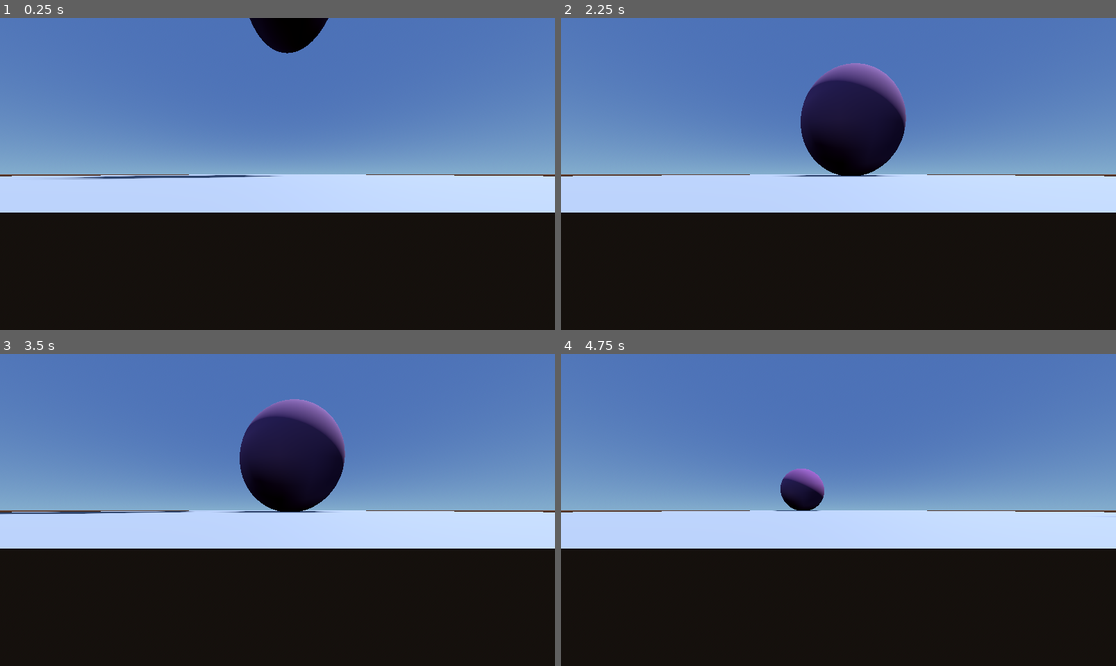
Above: before the commit, frames 1-4 (two rows, left to right).
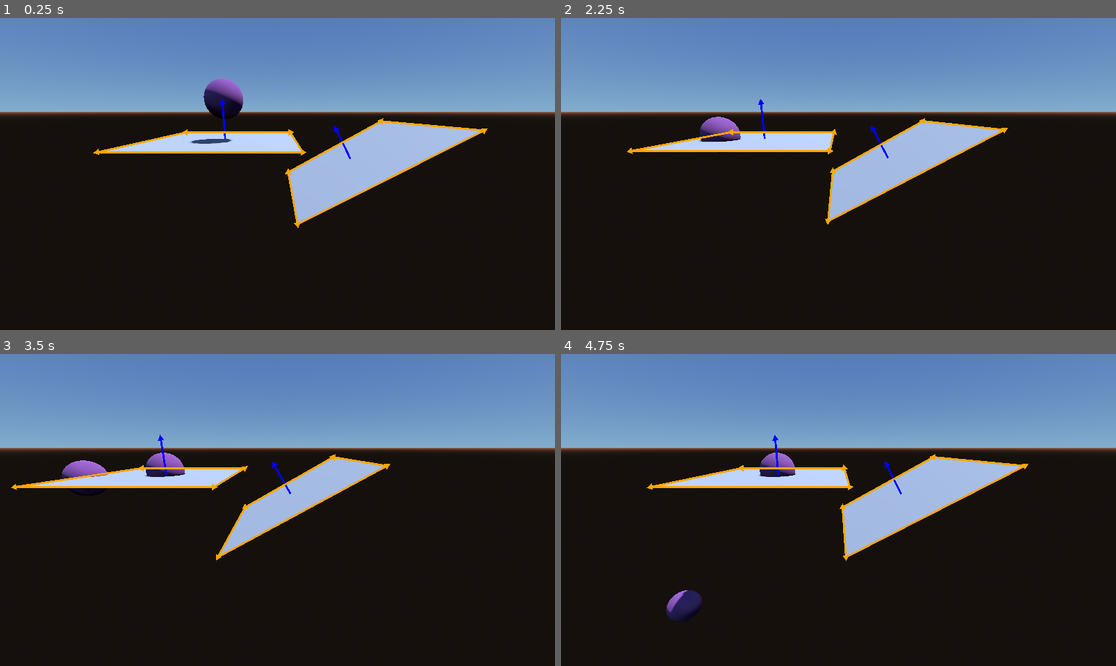
Above: after the commit, the same moments.

Repository: svdragster/Godot-Verlet-Solver
Game: Godot game, scene res://example/3d/Example3D_1.tscn
Same seed, same stepped clock (60 frames per second), same inputs: the game is played once before the commit and once after it. This scene is started directly instead of the project's main scene.
Inputs (mouse positions are in pixels of both pictures, inside the frame that each line leads up to):
- Up to frame 1 (0.25 s): no input
- Up to frame 2 (2.25 s): tap Enter (toggle_simulation) at 0.5 s; move the mouse to (960, 158) at 0.52 s; hold D (right) 0.53-1.28 s; hold Shift (cam_fast, bound only after the commit) 0.53-1.28 s; right-click (960, 158) at 0.8 s; move the mouse to (727, 189) at 1.27 s; hold S (down) 1.28-2.03 s; right-click (727, 189) at 1.35 s; tap Shift (cam_fast, bound only after the commit) at 1.55 s; move the mouse to (894, 105) at 2.02 s; hold D (right) from 2.03 s (still down); hold Right mouse button (cam_move, bound only after the commit) from 2.03 s (still down); tap Space (next_step) at 2.1 s
- Up to frame 3 (3.5 s): move the mouse to (249, 572) at 2.77 s; release D (right) at 2.78 s; release Right mouse button (cam_move, bound only after the commit) at 2.78 s; hold W (up) from 2.78 s (still down); click (249, 572) at 2.85 s; tap Shift (cam_fast, bound only after the commit) at 3.05 s
- Up to frame 4 (4.75 s): move the mouse to (1005, 556) at 3.52 s; release W (up) at 3.53 s; hold Right mouse button (cam_move, bound only after the commit) 3.53-4.28 s; hold A (left) from 3.53 s (still down); tap Enter (toggle_simulation) at 3.6 s; tap R (reset) at 4.15 s; move the mouse to (672, 463) at 4.27 s; tap Shift (cam_fast, bound only after the commit) at 4.35 s

The runs differ from the first frame. In frame 1, 48% of the frame differs, in the area x 0-100%, y 0-68%; in frame 2, 46%; in frame 3, 46%; in frame 4, 47%.

Commit message:
Add debug drawing

Diff:
--- /dev/null
+++ b/example/3d/DebugDraw.gd
@@ -0,0 +1,62 @@
+extends Control
+
+@onready var camera : Camera3D = get_parent()
+var debug_vectors : Array = []
+
+class Vector:
+	var from : Vector3
+	var to : Vector3
+	var width  # Line width
+	var color  # Draw color
+
+	func _init(_from, _to, _width, _color):
+		from = _from
+		to = _to
+		width = _width
+		color = _color
+
+	func draw(node, camera):
+		var start = camera.unproject_position(from)
+		var end = camera.unproject_position(to)
+		node.draw_line(start, end, color, width)
+		node.draw_triangle(end, start.direction_to(end), width*2, color)
+
+class VectorObject:
+	var object  # The node to follow
+	var property  # The property to draw
+	var scale  # Scale factor
+	var width  # Line width
+	var color  # Draw color
+
+	func _init(_object, _property, _scale, _width, _color):
+		object = _object
+		property = _property
+		scale = _scale
+		width = _width
+		color = _color
+
+	func draw(node, camera):
+		var start = camera.unproject_position(object.global_transform.origin)
+		var end = camera.unproject_position(object.global_transform.origin + object.get(property) * scale)
+		node.draw_line(start, end, color, width)
+		node.draw_triangle(end, start.direction_to(end), width*2, color)
+
+func _process(delta):
+	queue_redraw()
+
+func _draw():
+	for vector in debug_vectors:
+		vector.draw(self, camera)
+
+func draw_triangle(pos, dir, size, color):
+	var a = pos + dir * size
+	var b = pos + dir.rotated(2*PI/3) * size
+	var c = pos + dir.rotated(4*PI/3) * size
+	var points = PackedVector2Array([a, b, c])
+	draw_polygon(points, PackedColorArray([color]))
+
+func add_vector(from, to, width, color):
+	debug_vectors.append(Vector.new(from, to, width, color))
+
+func add_vector_object(object, property, scale, width, color):
+	debug_vectors.append(VectorObject.new(object, property, scale, width, color))
--- a/example/3d/Example3D_1.gd
+++ b/example/3d/Example3D_1.gd
@@ -3,8 +3,7 @@
 
 # Called when the node enters the scene tree for the first time.
 func _ready():
-	pass # Replace with function body.
-
+	pass
 
 # Called every frame. 'delta' is the elapsed time since the previous frame.
 func _process(delta):
@@ -12,3 +11,4 @@
 		var sphere = preload("res://verlet3d/shapes/verlet_sphere_3d.tscn").instantiate()
 		sphere.position = Vector3(0, 4, 0)
 		$VerletSolver3D.add_child(sphere)
+	$VerletSolver3D/VerletSphere3D2.acceleration = Vector3(-1, 0, 0)
--- a/example/3d/Example3D_1.tscn
+++ b/example/3d/Example3D_1.tscn
@@ -1,9 +1,10 @@
-[gd_scene load_steps=8 format=3 uid="uid://cgaw7qdtw1dgt"]
+[gd_scene load_steps=9 format=3 uid="uid://cgaw7qdtw1dgt"]
 
 [ext_resource type="Script" path="res://example/3d/Example3D_1.gd" id="1_6jre3"]
 [ext_resource type="PackedScene" uid="uid://1ic0f4wrfth0" path="res://verlet3d/verlet_solver_3d.tscn" id="1_ovomk"]
 [ext_resource type="PackedScene" uid="uid://c2dtbsgpnlcnq" path="res://verlet3d/shapes/verlet_sphere_3d.tscn" id="2_alocn"]
 [ext_resource type="PackedScene" uid="uid://r2xyc2uxjpcn" path="res://verlet3d/shapes/verlet_plane_3d.tscn" id="4_3j2pk"]
+[ext_resource type="PackedScene" uid="uid://bnk7pkj2k3gjf" path="res://example/3d/debug_camera.tscn" id="5_6k03g"]
 
 [sub_resource type="ProceduralSkyMaterial" id="ProceduralSkyMaterial_smfak"]
 sky_top_color = Color(0.298039, 0.443137, 0.717647, 1)
@@ -22,22 +23,26 @@
 [node name="Example3D_1" type="Node3D"]
 script = ExtResource("1_6jre3")
 
+[node name="DebugCamera3D" parent="." instance=ExtResource("5_6k03g")]
+transform = Transform3D(1, 0, 0, 0, 0.956565, 0.29152, 0, -0.29152, 0.956565, 1.50778, 4.25912, 5.90612)
+
 [node name="VerletSolver3D" parent="." instance=ExtResource("1_ovomk")]
 
 [node name="VerletSphere3D2" parent="VerletSolver3D" instance=ExtResource("2_alocn")]
-transform = Transform3D(1, 0, 0, 0, 1, 0, 0, 0, 1, 0.129599, 1.29341, 0.221587)
+transform = Transform3D(1, 0, 0, 0, 1, 0, 0, 0, 1, 0.129599, 4.89755, 0.221587)
 
 [node name="VerletPlane3D" parent="VerletSolver3D" instance=ExtResource("4_3j2pk")]
-transform = Transform3D(2, 0, 0, 0, 1, 0, 0, 0, 2, 0, -1, 0)
+transform = Transform3D(2, 0, 0, 0, 2, 0, 0, 0, 2, 0, 3.50988, 0)
+rotation_edit_mode = 2
+is_static = true
+
+[node name="VerletPlane3D2" parent="VerletSolver3D" instance=ExtResource("4_3j2pk")]
+transform = Transform3D(1.73174, -0.500272, 0, 1.00054, 0.865868, 0, 0, 0, 2, 3.67325, 2.92588, 0)
 is_static = true
 
 [node name="DirectionalLight3D" type="DirectionalLight3D" parent="."]
 transform = Transform3D(0.932784, -1.57552e-08, 0.360436, -0.354327, -0.183334, 0.916974, 0.0660802, -0.983051, -0.171011, 0, 2, 0)
 shadow_enabled = true
 
-[node name="Camera3D" type="Camera3D" parent="."]
-transform = Transform3D(1, 0, 0, 0, 1, 0, 0, 0, 1, 0, -0.984303, 1.48584)
-fov = 104.062
-
 [node name="WorldEnvironment" type="WorldEnvironment" parent="."]
 environment = SubResource("Environment_j7owh")
--- /dev/null
+++ b/example/3d/debug_camera.gd
@@ -0,0 +1,20 @@
+extends Camera3D
+
+
+# Called when the node enters the scene tree for the first time.
+func _ready():
+	pass # Replace with function body.
+
+
+# Called every frame. 'delta' is the elapsed time since the previous frame.
+func _physics_process(delta):
+	if Input.is_action_pressed("cam_move"):
+		var factor = (4 if Input.is_action_pressed("cam_fast") else 2) * delta
+		if Input.is_action_pressed("cam_forward"):
+			position += Vector3.FORWARD * factor
+		elif Input.is_action_pressed("cam_back"):
+			position += Vector3.BACK * factor
+		elif Input.is_action_pressed("cam_left"):
+			position += Vector3.LEFT * factor
+		elif Input.is_action_pressed("cam_right"):
+			position += Vector3.RIGHT * factor
--- /dev/null
+++ b/example/3d/debug_camera.tscn
@@ -0,0 +1,14 @@
+[gd_scene load_steps=3 format=3 uid="uid://bnk7pkj2k3gjf"]
+
+[ext_resource type="Script" path="res://example/3d/debug_camera.gd" id="1_dksfw"]
+[ext_resource type="Script" path="res://example/3d/DebugDraw.gd" id="2_ardae"]
+
+[node name="DebugCamera3D" type="Camera3D"]
+script = ExtResource("1_dksfw")
+
+[node name="DebugDraw" type="Control" parent="."]
+layout_mode = 3
+anchors_preset = 0
+offset_right = 40.0
+offset_bottom = 40.0
+script = ExtResource("2_ardae")
--- a/project.godot
+++ b/project.godot
@@ -57,3 +57,33 @@
 "events": [Object(InputEventKey,"resource_local_to_scene":false,"resource_name":"","device":-1,"window_id":0,"alt_pressed":false,"shift_pressed":false,"ctrl_pressed":false,"meta_pressed":false,"pressed":false,"keycode":0,"physical_keycode":82,"key_label":0,"unicode":114,"echo":false,"script":null)
 ]
 }
+cam_forward={
+"deadzone": 0.5,
+"events": [Object(InputEventKey,"resource_local_to_scene":false,"resource_name":"","device":-1,"window_id":0,"alt_pressed":false,"shift_pressed":false,"ctrl_pressed":false,"meta_pressed":false,"pressed":false,"keycode":0,"physical_keycode":87,"key_label":0,"unicode":119,"echo":false,"script":null)
+]
+}
+cam_back={
+"deadzone": 0.5,
+"events": [Object(InputEventKey,"resource_local_to_scene":false,"resource_name":"","device":-1,"window_id":0,"alt_pressed":false,"shift_pressed":false,"ctrl_pressed":false,"meta_pressed":false,"pressed":false,"keycode":0,"physical_keycode":83,"key_label":0,"unicode":115,"echo":false,"script":null)
+]
+}
+cam_left={
+"deadzone": 0.5,
+"events": [Object(InputEventKey,"resource_local_to_scene":false,"resource_name":"","device":-1,"window_id":0,"alt_pressed":false,"shift_pressed":false,"ctrl_pressed":false,"meta_pressed":false,"pressed":false,"keycode":0,"physical_keycode":65,"key_label":0,"unicode":97,"echo":false,"script":null)
+]
+}
+cam_right={
+"deadzone": 0.5,
+"events": [Object(InputEventKey,"resource_local_to_scene":false,"resource_name":"","device":-1,"window_id":0,"alt_pressed":false,"shift_pressed":false,"ctrl_pressed":false,"meta_pressed":false,"pressed":false,"keycode":0,"physical_keycode":68,"key_label":0,"unicode":100,"echo":false,"script":null)
+]
+}
+cam_fast={
+"deadzone": 0.5,
+"events": [Object(InputEventKey,"resource_local_to_scene":false,"resource_name":"","device":-1,"window_id":0,"alt_pressed":false,"shift_pressed":false,"ctrl_pressed":false,"meta_pressed":false,"pressed":false,"keycode":0,"physical_keycode":4194325,"key_label":0,"unicode":0,"echo":false,"script":null)
+]
+}
+cam_move={
+"deadzone": 0.5,
+"events": [Object(InputEventMouseButton,"resource_local_to_scene":false,"resource_name":"","device":-1,"window_id":0,"alt_pressed":false,"shift_pressed":false,"ctrl_pressed":false,"meta_pressed":false,"button_mask":2,"position":Vector2(113, 18),"global_position":Vector2(117, 61),"factor":1.0,"button_index":2,"canceled":false,"pressed":true,"double_click":false,"script":null)
+]
+}
--- a/verlet3d/collisions/verlet_collision_solver_3d.gd
+++ b/verlet3d/collisions/verlet_collision_solver_3d.gd
@@ -44,10 +44,10 @@
 
 func solve_collision_spheres(object_a : VerletObject3D, object_b : VerletObject3D, shape_a : SphereShape3D, shape_b : SphereShape3D) -> void:
 	var collision : Vector3 = object_b.position - object_a.position
-	var radius_sum = (shape_a.radius + shape_b.radius)
+	var radius_sum : float = (shape_a.radius + shape_b.radius)
 	if collision.length_squared() <= radius_sum * radius_sum:
-		var distance = collision.length()
-		var bias = biases[bias_index]
+		var distance : float = collision.length()
+		var bias : Vector3 = biases[bias_index]
 
 		var n : float = distance / radius_sum
 		if n < 0.9:
@@ -78,16 +78,39 @@
 	var origin_to_sphere : Vector3 = sphere.position - plane.position
 	var plane_normal : Vector3 = plane.basis.y
 	var normal_scale = origin_to_sphere.dot(plane_normal)
+
 	# only check for collision when above plane
-	if normal_scale >= 0.0:
+	if normal_scale >= 0.0 or true:
 		var plane_normal_scaled = plane_normal * normal_scale
 		var plane_normal_scaled_length = plane_normal_scaled.length_squared()
 		var radius_squared = sphere_shape.radius * sphere_shape.radius
 		var diff = plane_normal_scaled_length - radius_squared
 		if diff <= 0:
-			sphere.position += plane_normal * abs(diff) * 0.04
-			sphere.friction = 0.98
-	#var collision_vector = (sphere.position - plane_normal_scaled)
+			var contact_position = (sphere.position - plane_normal_scaled)
+			var contact_position_plane = plane.position - contact_position
+
+			if abs(contact_position_plane.x) <= plane.scale.x and abs(contact_position_plane.y) <= plane.scale.y and abs(contact_position_plane.z) <= plane.scale.z:
+				sphere.position += plane_normal * abs(diff) * 0.04
+				sphere.friction = 0.98
+			else:
+
+				#if abs(contact_position_plane.x) > plane.scale.x and abs(contact_position_plane.x) < plane.scale.x + sphere_shape.radius:
+
+				if abs(contact_position.x) > plane.scale.x:
+					contact_position.x = sign(contact_position.x) * plane.scale.x
+				contact_position_plane = plane.position - contact_position
+
+				var diff_x = (sphere.position - contact_position_plane).length()
+				print(plane.name, "  ", contact_position_plane, " ", )
+				if diff_x <= sphere_shape.radius:
+					sphere.position += (sphere.position - contact_position_plane).normalized() * diff_x * 0.001
+					sphere.friction = 0.98
+
+
+			#var plane_x : Vector3 = plane.basis.x
+			#var plane_z : Vector3 = plane.basis.z
+			#print(origin_to_sphere.dot(plane_x), " ", origin_to_sphere.dot(plane_z))
+	#
 	#print("collision_vector: ", collision_vector, "  plane_normal_scaled: ", plane_normal_scaled)
 	#var plane_rotation : Vector3 = Vector3(1, 0, 1)
 	#var angle : float = origin_to_sphere.angle_to(plane_rotation)
--- a/verlet3d/shapes/verlet_plane_3d.gd
+++ b/verlet3d/shapes/verlet_plane_3d.gd
@@ -7,5 +7,17 @@
 	super._ready()
 	is_static = true
 
+	# Normal vector of plane
+	get_node("/root/Example3D_1/DebugCamera3D/DebugDraw").add_vector(position, position + basis.y.normalized(), 4, Color.BLUE)
+
+	# x Edges of this plane
+	get_node("/root/Example3D_1/DebugCamera3D/DebugDraw").add_vector(position + basis.x + basis.z, position + basis.x - basis.z, 4, Color.ORANGE)
+	get_node("/root/Example3D_1/DebugCamera3D/DebugDraw").add_vector(position - basis.x - basis.z, position - basis.x + basis.z, 4, Color.ORANGE)
+
+	# z Edges of this plane
+	get_node("/root/Example3D_1/DebugCamera3D/DebugDraw").add_vector(position + basis.z - basis.x, position + basis.z + basis.x, 4, Color.ORANGE)
+	get_node("/root/Example3D_1/DebugCamera3D/DebugDraw").add_vector(position - basis.z + basis.x, position - basis.z - basis.x, 4, Color.ORANGE)
+
+
 func update(delta : float) -> void:
 	pass
